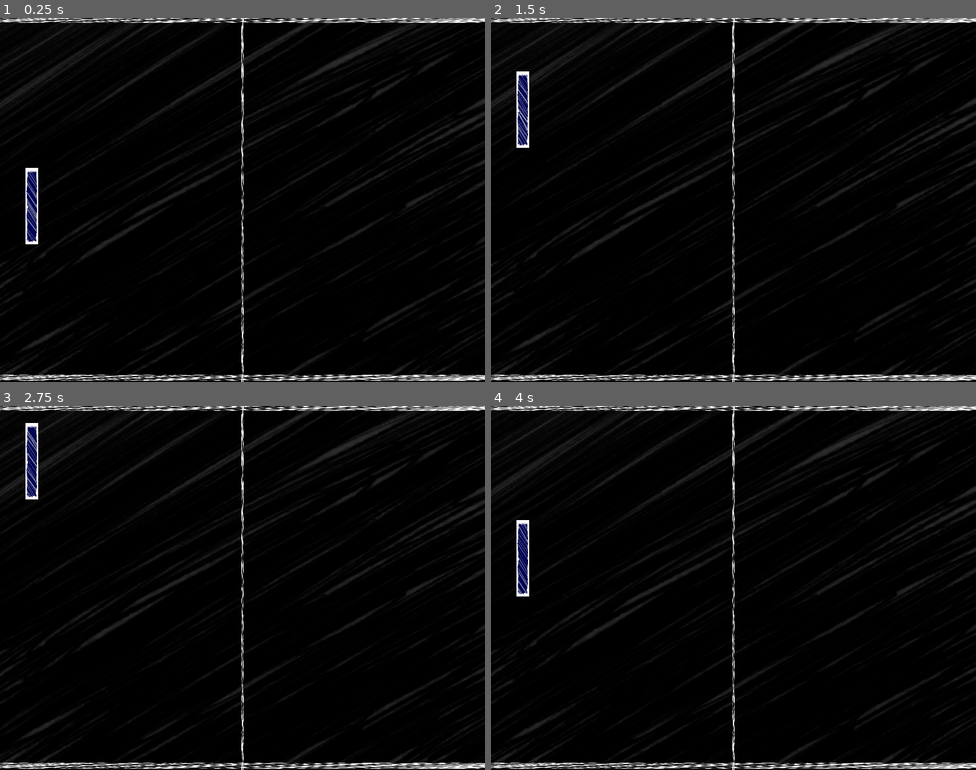
Above: before the commit, frames 1-4 (two rows, left to right).
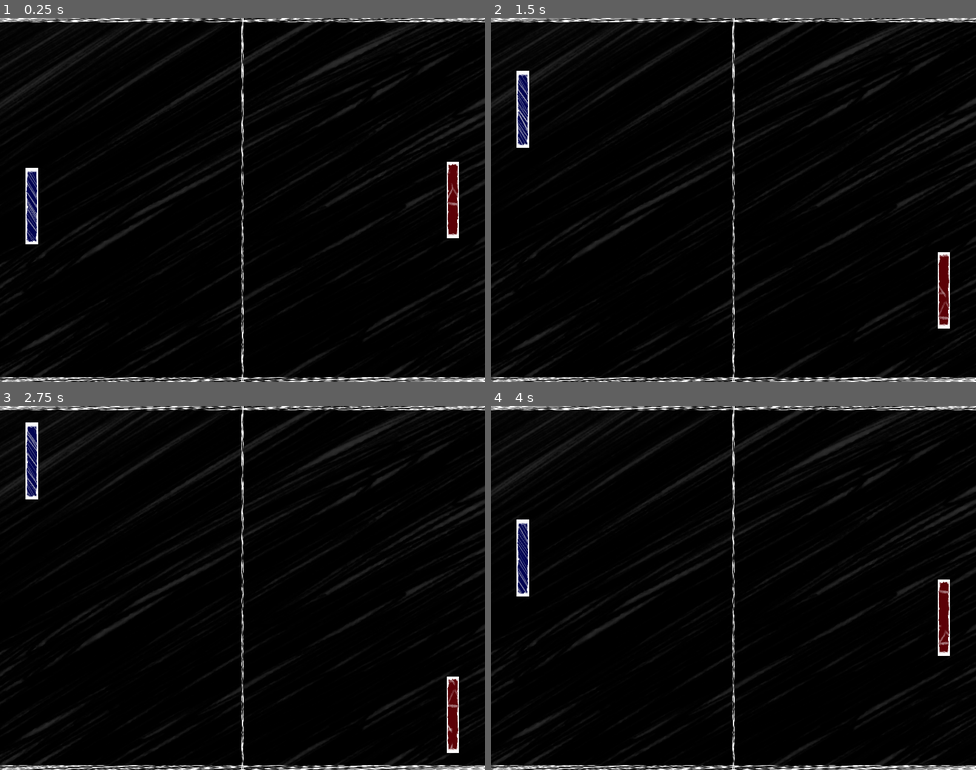
Above: after the commit, the same moments.

Repository: sosafacun/Pong
Game: Godot game, scene res://scenes/game.tscn
Same seed, same stepped clock (60 frames per second), same inputs: the game is played once before the commit and once after it.
Inputs:
- Up to frame 1 (0.25 s): no input
- Up to frame 2 (1.5 s): tap Enter at 0.5 s; hold W (move_up) 0.53-1.28 s; hold S (move_down) from 1.28 s (still down)
- Up to frame 3 (2.75 s): release S (move_down) at 2.03 s; hold W (move_up) from 2.03 s (still down)
- Up to frame 4 (4 s): tap Space at 3.5 s; release W (move_up) at 3.53 s; hold S (move_down) from 3.53 s (still down)

The runs differ from the first frame. In frame 1, 3.1% of the frame differs, in the area x 0-100%, y 0-100%; in frame 2, 3.2%; in frame 3, 3.2%; in frame 4, 3.2%.

Commit message:
Setup for ball and cpu
- Walls have a sound player whenever an object with bounce() hits them
- Both player and CPU have their own shader background and different bounce sound

Diff:
--- /dev/null
+++ b/assets/players/cpu.gdshader
@@ -0,0 +1,53 @@
+shader_type canvas_item;
+
+/**
+Thanks to superduperc for the shader!
+Check it out here
+https://godotshaders.com/shader/chowder-shader-static-background-shader/
+**/
+
+// Background image to render.
+uniform sampler2D image : filter_linear, repeat_enable;
+
+// Image scale.
+uniform vec2 image_scale = vec2(1);
+
+// Image offset.
+uniform vec2 image_offset = vec2(0);
+
+// Pixels below this alpha (transparency) level will not be rendered.
+uniform float min_alpha : hint_range(0.0, 1.0) = 0.1;
+
+// Color to replace.
+uniform vec3 target_color : source_color;
+
+// How closely to match the selected color when performing the replacement.bool
+uniform float color_match_threshold : hint_range(0.0, 1.0) = 0.8;
+
+// World position of vertices for fragment rendering.
+varying vec2 world_pos;
+
+void vertex() {
+	// Store world position of each vertex for fragment rendering.
+    world_pos = (MODEL_MATRIX * vec4(VERTEX, 0.0, 1.0)).xy;
+}
+
+void fragment() {
+	// Don't render pixels above the minimum alpha level.
+	if (COLOR.a < min_alpha)
+	{
+		// Render as transparent.
+		COLOR = vec4(0.0);
+	}
+	// Don't replace pixels that are too different from the target color.
+	else if (distance(COLOR.rgb, target_color.rgb) < 1.0 - color_match_threshold)
+	{
+		// Scale the world position.
+		vec2 scaled_pos = (world_pos - image_offset) / image_scale / 100.0;
+		// This adjustment roughly corrects an aspect ratio bug for now.
+		// TODO: Fix X axis position properly.
+		scaled_pos.x *= 0.7;
+		// Set color to corresponding background image pixel.
+		COLOR = texture(image, scaled_pos);
+	}
+}
--- a/project.godot
+++ b/project.godot
@@ -34,6 +34,11 @@
 ]
 }
 
+[layer_names]
+
+2d_physics/layer_1="Player"
+2d_physics/layer_2="Ball"
+
 [rendering]
 
 renderer/rendering_method="mobile"
--- a/scenes/game.tscn
+++ b/scenes/game.tscn
@@ -1,9 +1,10 @@
-[gd_scene load_steps=5 format=3 uid="uid://ce33ikihg5g1o"]
+[gd_scene load_steps=6 format=3 uid="uid://ce33ikihg5g1o"]
 
 [ext_resource type="Texture2D" uid="uid://ccga024x5aqew" path="res://assets/background.png" id="1_jcfli"]
 [ext_resource type="Texture2D" uid="uid://bj443805vkc0n" path="res://assets/net.png" id="2_n340q"]
 [ext_resource type="PackedScene" uid="uid://d16bpf0ggcabl" path="res://scenes/players/player.tscn" id="3_neypx"]
 [ext_resource type="PackedScene" uid="uid://bejvlcb5574ac" path="res://scenes/objects/wall.tscn" id="4_bv7m7"]
+[ext_resource type="PackedScene" uid="uid://b1iig46lt0acn" path="res://scenes/players/cpu.tscn" id="5_if34c"]
 
 [node name="Game" type="Node2D"]
 position = Vector2(400, 300)
@@ -23,19 +24,22 @@
 metadata/_edit_group_ = true
 
 [node name="Wall" parent="Limits" instance=ExtResource("4_bv7m7")]
-position = Vector2(0, -1480.07)
+position = Vector2(0, -1482.54)
+rotation = -1.5708
+scale = Vector2(-0.0473793, 1)
+
+[node name="Wall2" parent="Limits" instance=ExtResource("4_bv7m7")]
+position = Vector2(-3.74219, 1480.04)
 rotation = 1.5708
 scale = Vector2(-0.0473793, 1)
+
+[node name="Players" type="Node2D" parent="."]
+
+[node name="Player" parent="Players" instance=ExtResource("3_neypx")]
+position = Vector2(-1300, 50)
+speed = 400
 metadata/_edit_lock_ = true
 
-[node name="Wall2" parent="Limits" instance=ExtResource("4_bv7m7")]
-position = Vector2(0, 1460.13)
-rotation = 1.5708
-scale = Vector2(-0.0473793, 1)
-metadata/_edit_lock_ = true
-
-[node name="Player" parent="." instance=ExtResource("3_neypx")]
-position = Vector2(-1300, 50)
-scale = Vector2(1, 1)
+[node name="CPU" parent="Players" instance=ExtResource("5_if34c")]
+position = Vector2(1298.01, 0)
 speed = 400
-metadata/_edit_lock_ = true
--- /dev/null
+++ b/scenes/objects/wall.gd
@@ -0,0 +1,7 @@
+extends StaticBody2D
+
+
+
+func _on_area_2d_body_entered(body):
+	if ('bounce' in body):
+		$Node2D/AudioStreamPlayer2D.play()
--- a/scenes/objects/wall.tscn
+++ b/scenes/objects/wall.tscn
@@ -1,14 +1,35 @@
-[gd_scene load_steps=3 format=3 uid="uid://bejvlcb5574ac"]
+[gd_scene load_steps=6 format=3 uid="uid://bejvlcb5574ac"]
 
+[ext_resource type="Script" path="res://scenes/objects/wall.gd" id="1_8ctjj"]
 [ext_resource type="Texture2D" uid="uid://bj443805vkc0n" path="res://assets/net.png" id="1_dlqtq"]
+[ext_resource type="AudioStream" uid="uid://cd22343lxi88s" path="res://assets/sound/wall-bounce.wav" id="3_usi0k"]
 
 [sub_resource type="RectangleShape2D" id="RectangleShape2D_5xs7e"]
 size = Vector2(1000, 2998)
 
+[sub_resource type="SegmentShape2D" id="SegmentShape2D_xrr1a"]
+a = Vector2(501, 1500)
+b = Vector2(501, -1498)
+
 [node name="Wall" type="StaticBody2D"]
+script = ExtResource("1_8ctjj")
 
 [node name="Net" type="Sprite2D" parent="."]
 texture = ExtResource("1_dlqtq")
 
 [node name="CollisionShape2D" type="CollisionShape2D" parent="."]
 shape = SubResource("RectangleShape2D_5xs7e")
+debug_color = Color(0.558425, 0, 0.0422705, 0.42)
+
+[node name="Node2D" type="Node2D" parent="."]
+
+[node name="Area2D" type="Area2D" parent="Node2D"]
+collision_mask = 3
+
+[node name="CollisionShape2D" type="CollisionShape2D" parent="Node2D/Area2D"]
+shape = SubResource("SegmentShape2D_xrr1a")
+
+[node name="AudioStreamPlayer2D" type="AudioStreamPlayer2D" parent="Node2D"]
+stream = ExtResource("3_usi0k")
+
+[connection signal="body_entered" from="Node2D/Area2D" to="." method="_on_area_2d_body_entered"]
--- /dev/null
+++ b/scenes/players/cpu.gd
@@ -0,0 +1,19 @@
+extends CharacterBody2D
+
+@export var speed: int
+
+func _process(_delta):
+	var direction: Vector2
+
+	if(Input.is_action_pressed("move_down")):
+		direction = Vector2.UP
+	if(Input.is_action_pressed("move_up")):
+		direction = Vector2.DOWN
+
+	velocity = direction * speed
+	move_and_slide()
+
+
+func _on_area_2d_body_entered(body):
+	if ('bounce' in body):
+		$Node2D/AudioStreamPlayer2D.play()
--- /dev/null
+++ b/scenes/players/cpu.tscn
@@ -0,0 +1,50 @@
+[gd_scene load_steps=9 format=3 uid="uid://b1iig46lt0acn"]
+
+[ext_resource type="Script" path="res://scenes/players/cpu.gd" id="1_0qicy"]
+[ext_resource type="Shader" path="res://assets/players/cpu.gdshader" id="2_2ncb2"]
+[ext_resource type="Texture2D" uid="uid://b8q135f2ach2b" path="res://assets/players/red_player_bg.png" id="3_um0b6"]
+[ext_resource type="Texture2D" uid="uid://deguibpv1yxuq" path="res://assets/players/red_player.png" id="4_xtqbj"]
+[ext_resource type="AudioStream" uid="uid://c5rtn8s12uioh" path="res://assets/sound/player-bounce.wav" id="5_wco3g"]
+
+[sub_resource type="ShaderMaterial" id="ShaderMaterial_xo5fv"]
+shader = ExtResource("2_2ncb2")
+shader_parameter/image_scale = Vector2(0.5, 4)
+shader_parameter/image_offset = Vector2(0, 0)
+shader_parameter/min_alpha = 0.1
+shader_parameter/target_color = Color(0.356619, 0, 0.0234379, 1)
+shader_parameter/color_match_threshold = 0.8
+shader_parameter/image = ExtResource("3_um0b6")
+
+[sub_resource type="RectangleShape2D" id="RectangleShape2D_jml2f"]
+size = Vector2(76, 630)
+
+[sub_resource type="SegmentShape2D" id="SegmentShape2D_i0vbc"]
+a = Vector2(39, -315)
+b = Vector2(39, 315)
+
+[node name="CPU" type="CharacterBody2D"]
+rotation = 3.14159
+script = ExtResource("1_0qicy")
+
+[node name="CPUPlayer" type="Sprite2D" parent="."]
+material = SubResource("ShaderMaterial_xo5fv")
+scale = Vector2(0.075625, 0.209917)
+texture = ExtResource("4_xtqbj")
+
+[node name="CollisionShape2D" type="CollisionShape2D" parent="."]
+visible = false
+shape = SubResource("RectangleShape2D_jml2f")
+
+[node name="Node2D" type="Node2D" parent="."]
+
+[node name="Area2D" type="Area2D" parent="Node2D"]
+collision_mask = 2
+
+[node name="CollisionShape2D" type="CollisionShape2D" parent="Node2D/Area2D"]
+shape = SubResource("SegmentShape2D_i0vbc")
+debug_color = Color(0.996078, 0, 0, 0.419608)
+
+[node name="AudioStreamPlayer2D" type="AudioStreamPlayer2D" parent="Node2D"]
+stream = ExtResource("5_wco3g")
+
+[connection signal="body_entered" from="Node2D/Area2D" to="." method="_on_area_2d_body_entered"]
--- a/scenes/players/player.gd
+++ b/scenes/players/player.gd
@@ -12,3 +12,8 @@
 
 	velocity = direction * speed
 	move_and_slide()
+
+
+func _on_area_2d_body_entered(body):
+	if ('bounce' in body):
+		$Node2D/AudioStreamPlayer2D.play()
--- a/scenes/players/player.tscn
+++ b/scenes/players/player.tscn
@@ -1,11 +1,21 @@
-[gd_scene load_steps=7 format=3 uid="uid://d16bpf0ggcabl"]
+[gd_scene load_steps=10 format=3 uid="uid://d16bpf0ggcabl"]
 
 [ext_resource type="Shader" path="res://assets/players/player.gdshader" id="1_g1usg"]
 [ext_resource type="Texture2D" uid="uid://kdw5lb21k8rn" path="res://assets/players/blue_player.png" id="1_ujgb5"]
 [ext_resource type="Script" path="res://scenes/players/player.gd" id="1_xkfn2"]
 [ext_resource type="Texture2D" uid="uid://diefjj8mkx40t" path="res://assets/players/blue_player_bg.png" id="2_1cghb"]
+[ext_resource type="AudioStream" uid="uid://c5rtn8s12uioh" path="res://assets/sound/player-bounce.wav" id="5_iy24q"]
 
-[sub_resource type="ShaderMaterial" id="ShaderMaterial_xo5fv"]
+[sub_resource type="ShaderMaterial" id="ShaderMaterial_5ppmi"]
+shader = ExtResource("1_g1usg")
+shader_parameter/image_scale = Vector2(1, 1)
+shader_parameter/image_offset = Vector2(0, 0)
+shader_parameter/min_alpha = 0.1
+shader_parameter/target_color = Color(0, 0.0117189, 0.321431, 1)
+shader_parameter/color_match_threshold = 0.8
+shader_parameter/image = ExtResource("2_1cghb")
+
+[sub_resource type="ShaderMaterial" id="ShaderMaterial_omvs0"]
 shader = ExtResource("1_g1usg")
 shader_parameter/image_scale = Vector2(0.5, 4)
 shader_parameter/image_offset = Vector2(0, 0)
@@ -17,13 +27,35 @@
 [sub_resource type="RectangleShape2D" id="RectangleShape2D_jml2f"]
 size = Vector2(76, 630)
 
+[sub_resource type="SegmentShape2D" id="SegmentShape2D_i0vbc"]
+a = Vector2(39, -315)
+b = Vector2(39, 315)
+
 [node name="Player" type="CharacterBody2D"]
+material = SubResource("ShaderMaterial_5ppmi")
 script = ExtResource("1_xkfn2")
 
 [node name="BluePlayer" type="Sprite2D" parent="."]
-material = SubResource("ShaderMaterial_xo5fv")
+material = SubResource("ShaderMaterial_omvs0")
 scale = Vector2(0.075625, 0.209917)
 texture = ExtResource("1_ujgb5")
 
 [node name="CollisionShape2D" type="CollisionShape2D" parent="."]
+visible = false
 shape = SubResource("RectangleShape2D_jml2f")
+
+[node name="Node2D" type="Node2D" parent="CollisionShape2D"]
+metadata/_edit_group_ = true
+metadata/_edit_lock_ = true
+
+[node name="Area2D" type="Area2D" parent="CollisionShape2D/Node2D"]
+collision_mask = 2
+
+[node name="CollisionShape2D" type="CollisionShape2D" parent="CollisionShape2D/Node2D/Area2D"]
+shape = SubResource("SegmentShape2D_i0vbc")
+debug_color = Color(0.996078, 0, 0, 0.419608)
+
+[node name="AudioStreamPlayer2D" type="AudioStreamPlayer2D" parent="CollisionShape2D/Node2D"]
+stream = ExtResource("5_iy24q")
+
+[connection signal="body_entered" from="CollisionShape2D/Node2D/Area2D" to="." method="_on_area_2d_body_entered"]
Not shown, added: assets/sound/basic-song.wav.import
Not shown, added: assets/sound/cpu_score.wav.import
Not shown, added: assets/sound/player-bounce.wav.import
Not shown, added: assets/sound/player-score.wav.import
Not shown, added: assets/sound/wall-bounce.wav.import
Not shown, added: assets/sound/basic-song.wav
Not shown, added: assets/sound/cpu_score.wav
Not shown, added: assets/sound/player-bounce.wav
Not shown, added: assets/sound/player-score.wav
Not shown, added: assets/sound/wall-bounce.wav
